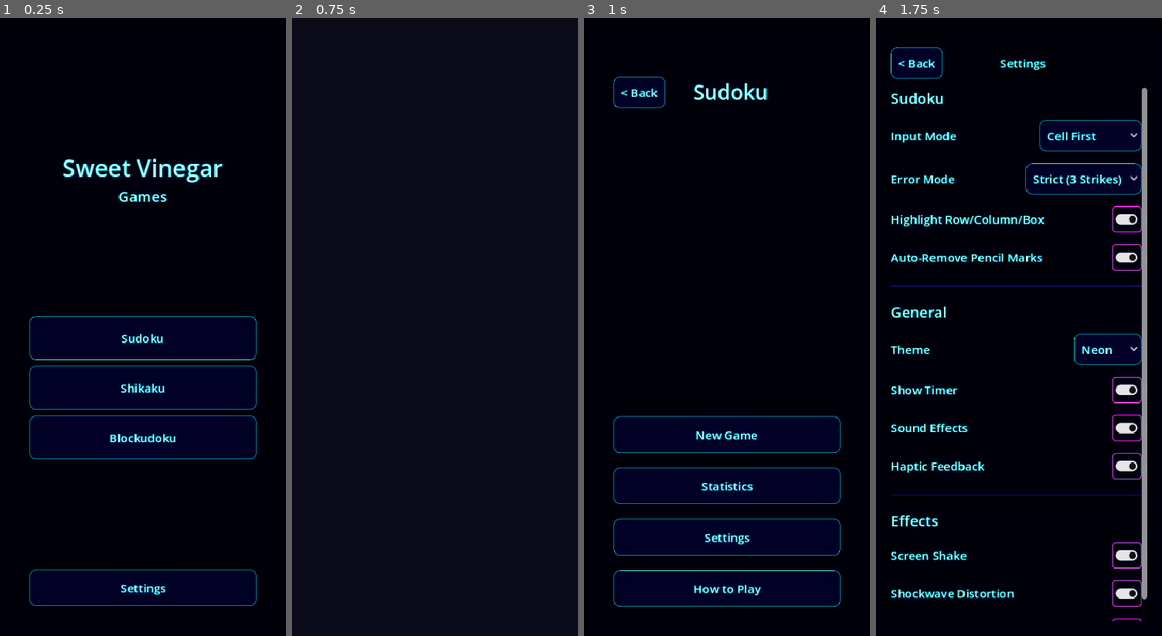
Above: before the commit, frames 1-4 (left to right).
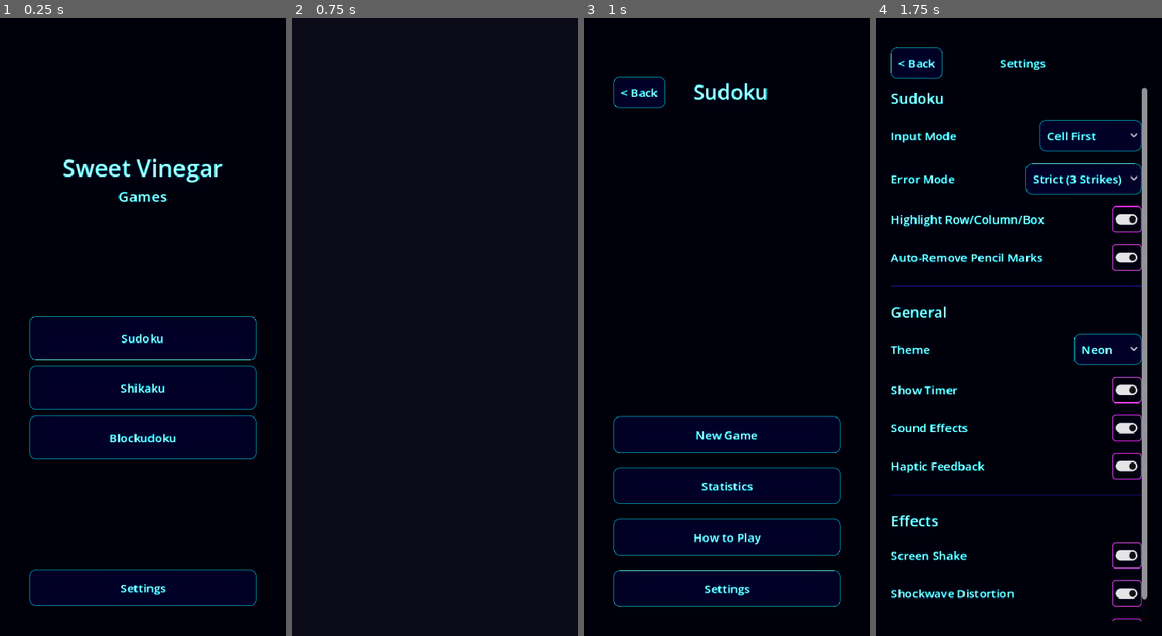
Above: after the commit, the same moments.

Repository: mchambers-mojang/sweet-vinegar-games
Game: Godot game, scene res://scenes/game_picker.tscn
Same seed, same stepped clock (60 frames per second), same inputs: the game is played once before the commit and once after it.
Inputs:
- Up to frame 1 (0.25 s): no input
- Up to frame 2 (0.75 s): click "Sudoku" at 0.5 s
- Up to frame 3 (1 s): no input
- Up to frame 4 (1.75 s): click "Settings" at 1.25 s

Frames 1-2 are identical in both runs. In frame 3, 0.5% of the frame differs, in the area x 38-62%, y 83-94%; in frame 4, nothing differs.

Commit message:
Place How to Play above Settings in game menus

Diff:
--- a/scripts/blockudoku/blockudoku_menu.gd
+++ b/scripts/blockudoku/blockudoku_menu.gd
@@ -34,7 +34,7 @@
 	btn.custom_minimum_size = Vector2(0, 50)
 	btn.pressed.connect(func() -> void: HowToPlay.show_for(self, "blockudoku"))
 	settings_button.get_parent().add_child(btn)
-	settings_button.get_parent().move_child(btn, settings_button.get_index() + 1)
+	settings_button.get_parent().move_child(btn, settings_button.get_index())
 
 
 func _on_continue() -> void:
--- a/scripts/shikaku/shikaku_menu.gd
+++ b/scripts/shikaku/shikaku_menu.gd
@@ -42,7 +42,7 @@
 	btn.custom_minimum_size = Vector2(0, 50)
 	btn.pressed.connect(func() -> void: HowToPlay.show_for(self, "shikaku"))
 	settings_button.get_parent().add_child(btn)
-	settings_button.get_parent().move_child(btn, settings_button.get_index() + 1)
+	settings_button.get_parent().move_child(btn, settings_button.get_index())
 
 
 func _on_continue() -> void:
--- a/scripts/sudoku/sudoku_main_menu.gd
+++ b/scripts/sudoku/sudoku_main_menu.gd
@@ -43,7 +43,7 @@
 	btn.custom_minimum_size = Vector2(0, 50)
 	btn.pressed.connect(func() -> void: HowToPlay.show_for(self, "sudoku"))
 	settings_button.get_parent().add_child(btn)
-	settings_button.get_parent().move_child(btn, settings_button.get_index() + 1)
+	settings_button.get_parent().move_child(btn, settings_button.get_index())
 
 
 func _on_continue() -> void:
